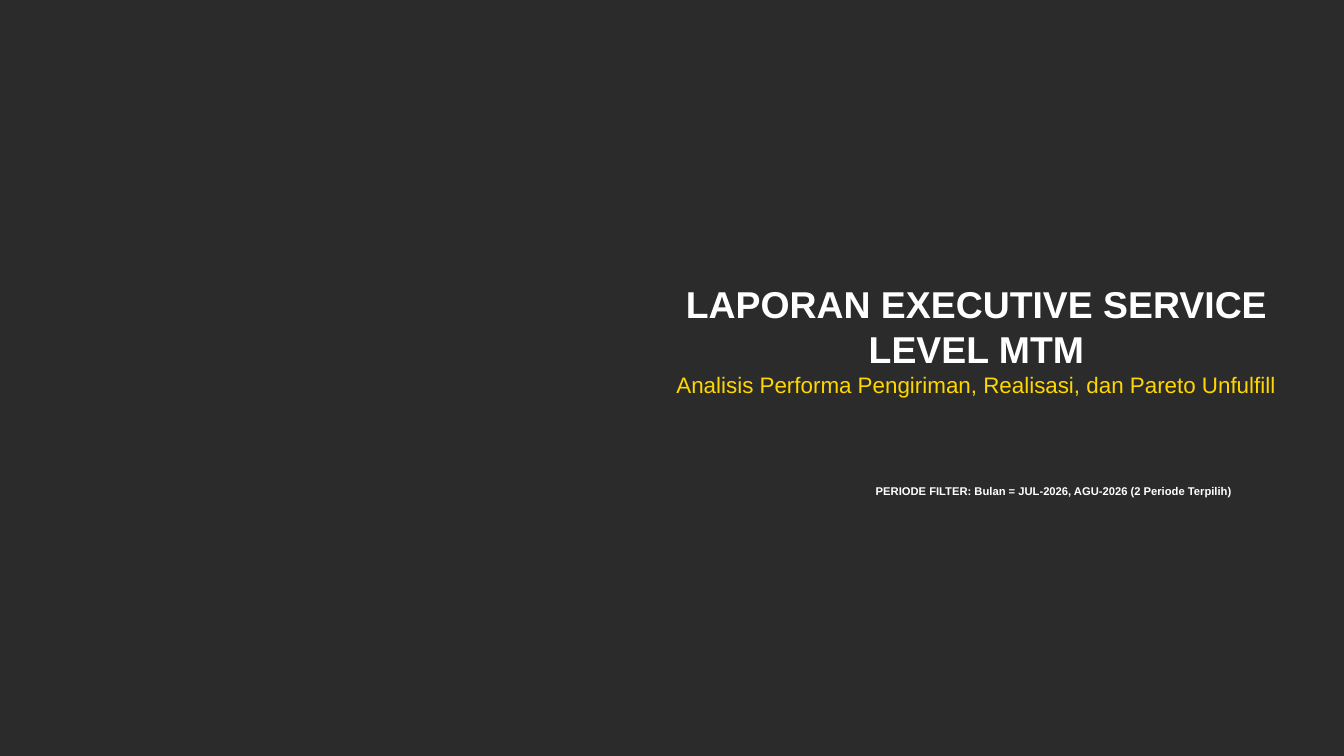
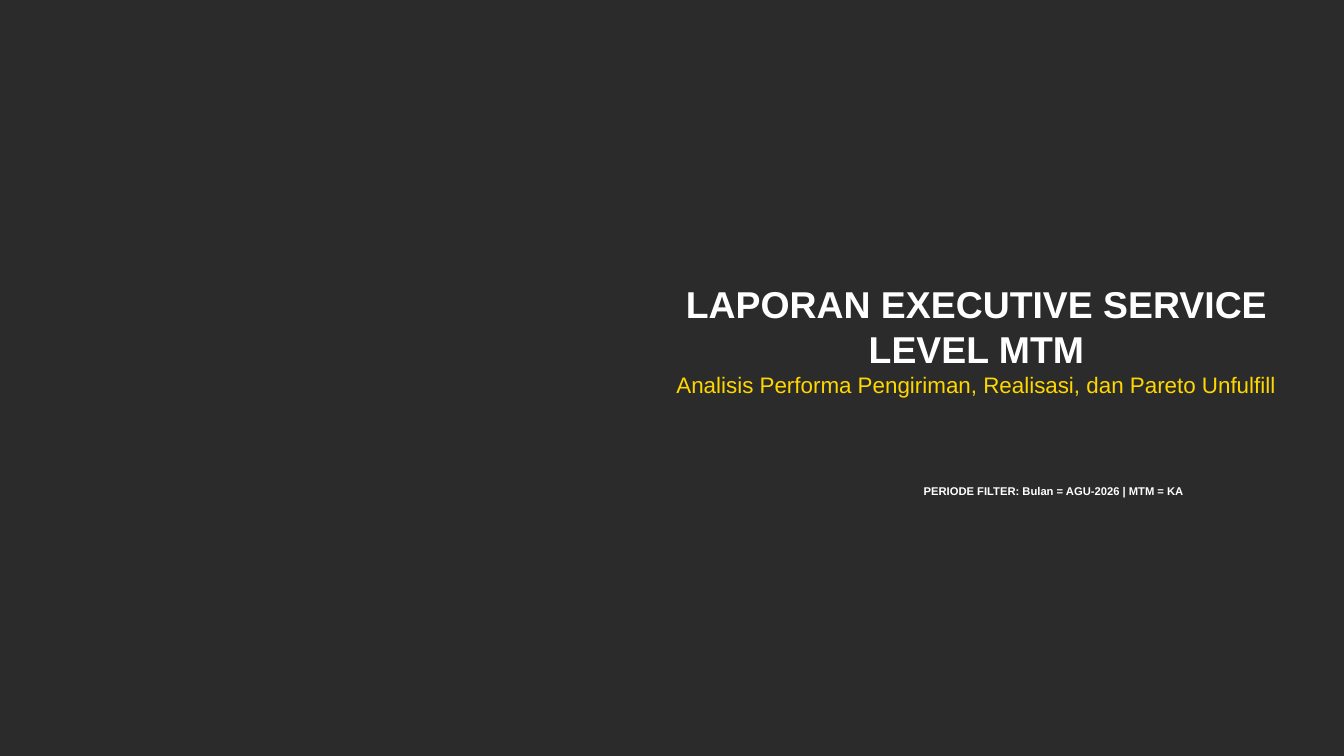
Before and after one commit to argo-gif/SL-MTM, a slide deck: slide 1 of backend/generated_mtm_report.pptx. Drawn at 1344x756 pixels with LibreOffice and Linux fonts; fonts in the diff are those of the drawing; background and template pictures are left out; a plain dark background stands for a picture behind light text. Boxes give left, top, right and bottom in pixels: in the first picture for what was removed or moved away, otherwise in the second. Text is boxed around its words. In the diff, an @@ line names an element or a change of style, - is before the commit and + after.

Commit message:
style: update UI to high-contrast executive white theme

```diff
--- a/backend/generated_mtm_report.pptx
+++ b/backend/generated_mtm_report.pptx
@@ subtitle at (924,487,1183,495): text changed @@
-PERIODE FILTER: Bulan = JUL-2026, AGU-2026 (2 Periode Terpilih)
+PERIODE FILTER: Bulan = AGU-2026 | MTM = KA
```
Also in this commit, not shown: 2 other slides changed, 5 slides added, 4 other files.
